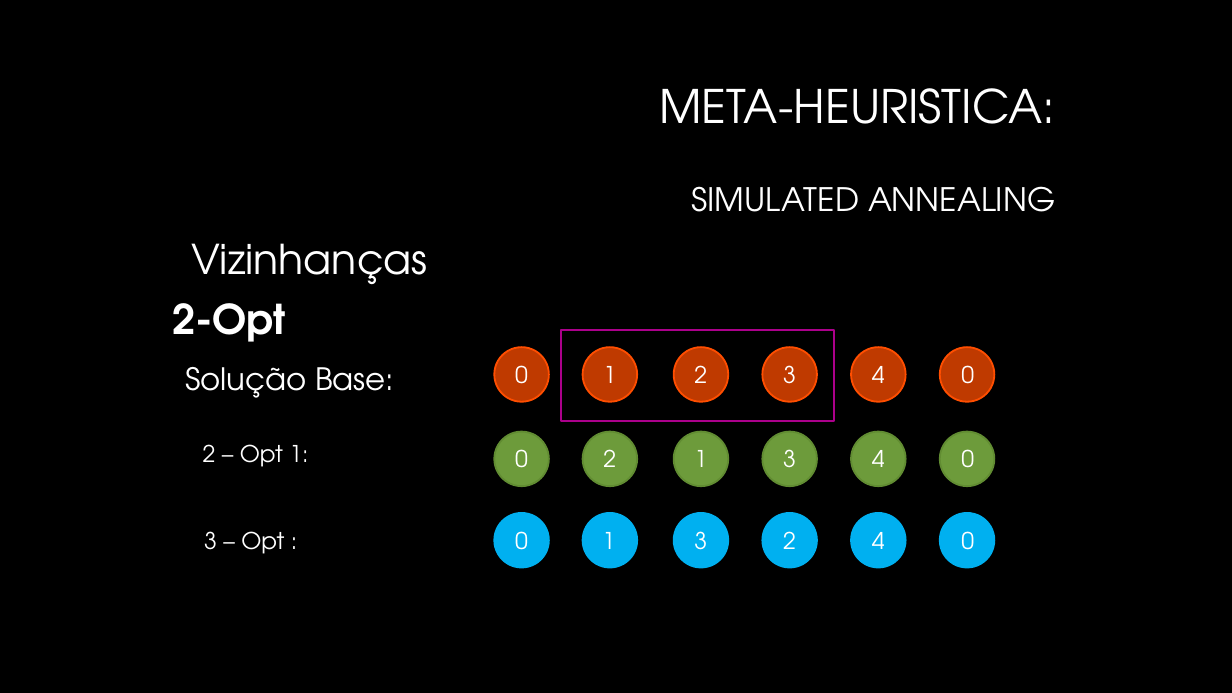
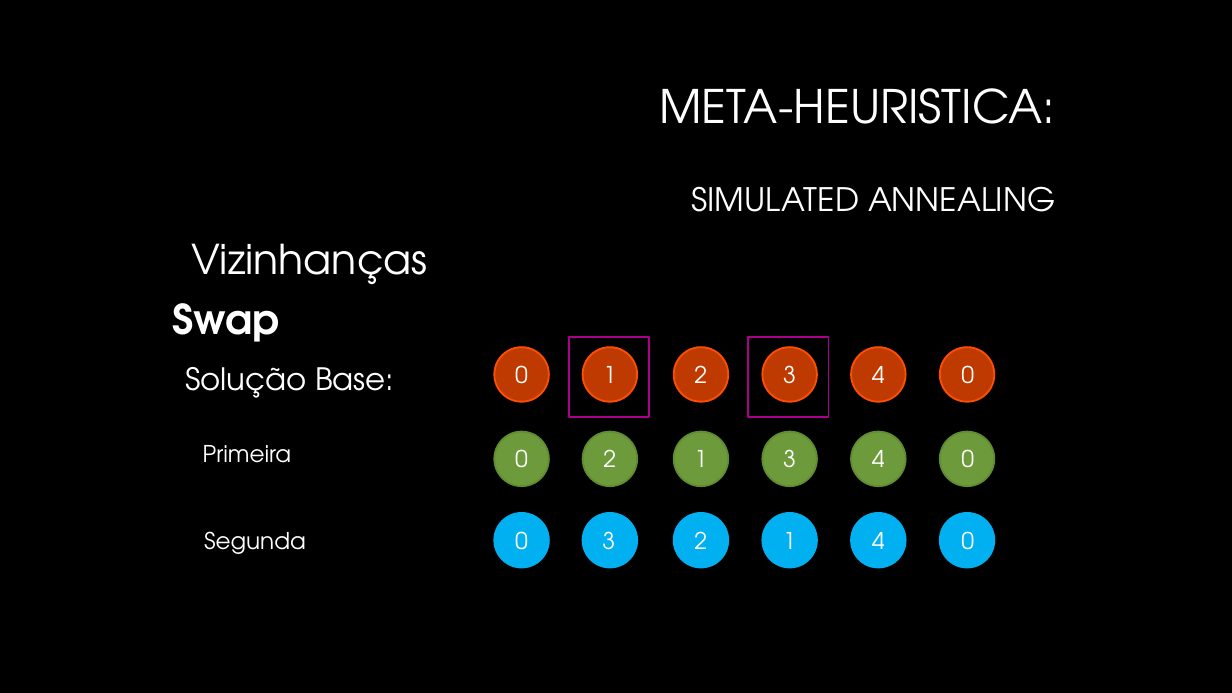
Before and after one commit to Pedro-Magalhaes/IA-Trabalho01, a slide deck: slide 11 of Apresentacao.pptx. Drawn at 1232x693 pixels with LibreOffice and Linux fonts; fonts in the diff are those of the drawing; background and template pictures are left out. Boxes give left, top, right and bottom in pixels: in the first picture for what was removed or moved away, otherwise in the second. Text is boxed around its words. In the diff, an @@ line names an element or a change of style, - is before the commit and + after.

```diff
--- a/Apresentacao.pptx
+++ b/Apresentacao.pptx
@@ text at [172, 303, 279, 342]: text changed @@
-2-Opt
+Swap
@@ rectangle: place and size @@
-rectangle at [561, 330, 834, 421]
+rectangle at [569, 336, 650, 417]
@@ rectangle added at [749, 336, 829, 417], outline #AB008B 1.42 pt @@
@@ text at [203, 445, 292, 463]: text changed @@
-2 – Opt 1:
+Primeira
@@ text at [204, 531, 306, 554]: text changed @@
-3 – Opt :
+Segunda
@@ rectangle "3": place and size @@
-rectangle "3" at [686, 522, 717, 559]
+rectangle "3" at [593, 522, 625, 559]
@@ rectangle "2": place and size @@
-rectangle "2" at [775, 522, 806, 559]
+rectangle "2" at [686, 522, 717, 559]
@@ rectangle "1": place and size @@
-rectangle "1" at [593, 522, 625, 559]
+rectangle "1" at [775, 522, 806, 559]
```
Also in this commit, not shown: 5 other slides changed.
